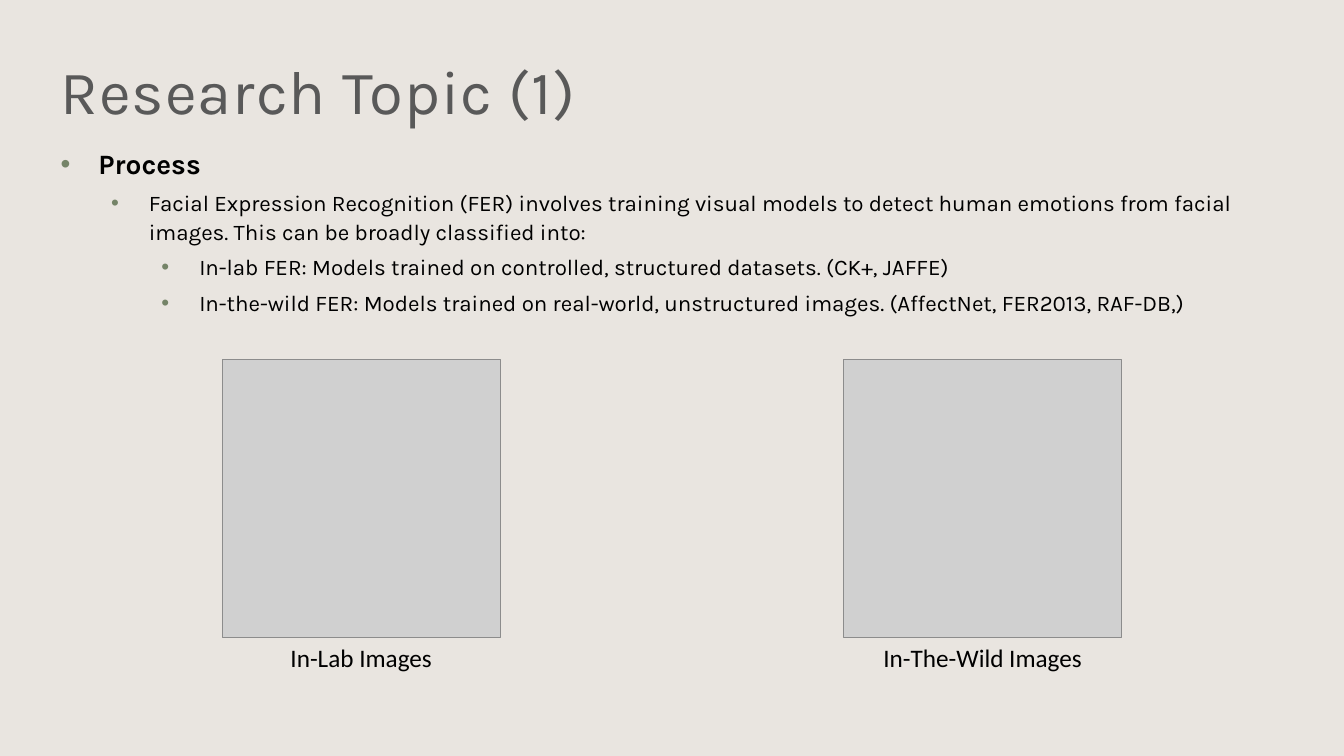
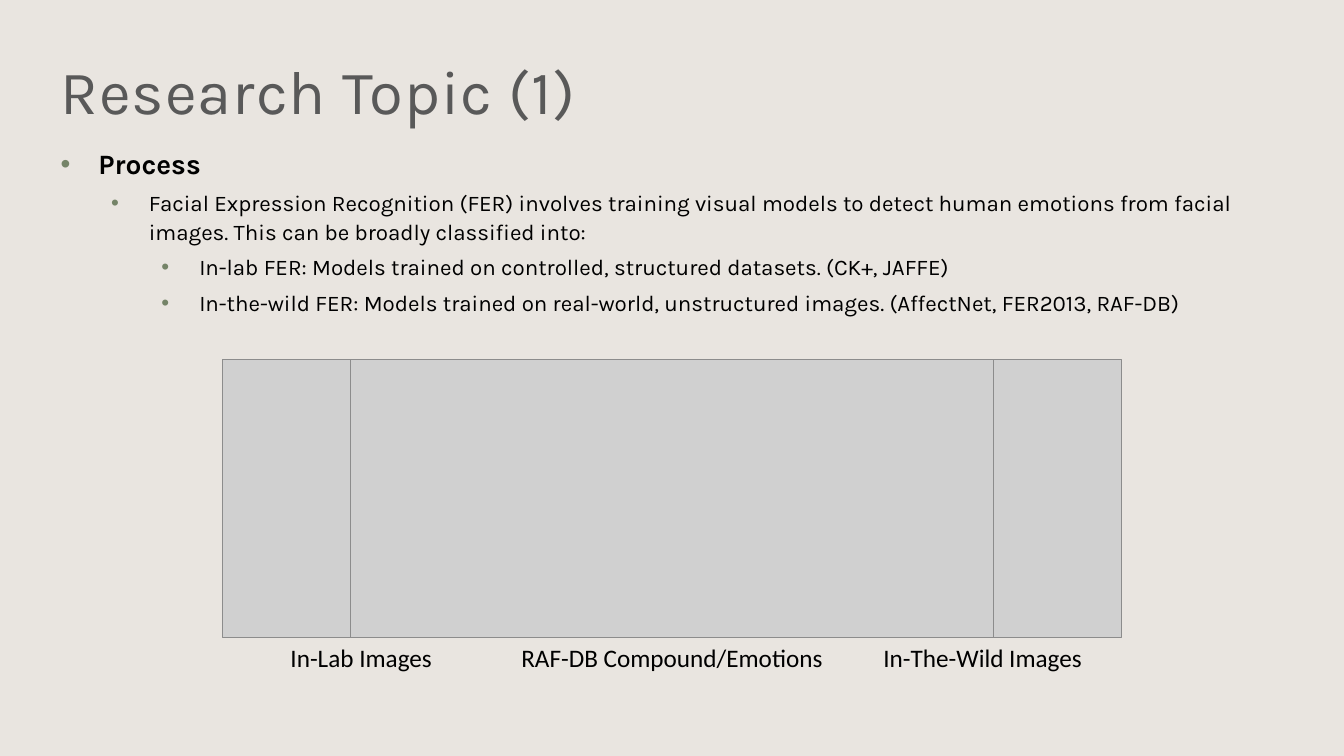
Before and after one commit to Jer0me123/Deep-Learning-For-Computer-Vision, a slide deck: slide 5 of ICS5118 - Facial Emotion Detection.pptx. Drawn at 1344x756 pixels with LibreOffice and Linux fonts; fonts in the diff are those of the drawing; grey boxes stand for pictures; background and template pictures are left out. Boxes give left, top, right and bottom in pixels: in the first picture for what was removed or moved away, otherwise in the second. Text is boxed around its words. In the diff, an @@ line names an element or a change of style, - is before the commit and + after.

```diff
--- a/ICS5118 - Facial Emotion Detection.pptx
+++ b/ICS5118 - Facial Emotion Detection.pptx
@@ text at [199,295,1180,317]: text changed @@
-    • In-the-wild FER: Models trained on real-world, unstructured images. (AffectNet, FER2013, RAF-DB,)
+    • In-the-wild FER: Models trained on real-world, unstructured images. (AffectNet, FER2013, RAF-DB)
@@ picture added at [351,360,994,638] @@
@@ text added at [521,649,823,671], 18 pt, text #000000 @@
+RAF-DB Compound/Emotions
```
Also in this commit, not shown: 4 other slides changed, 2 slides added, 2 other files.
